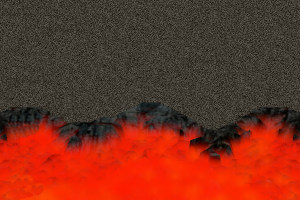
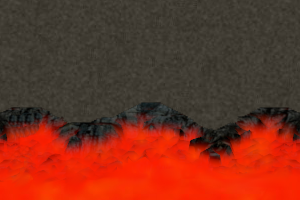
Two versions of the same layered image (300 x 200). Layer-by-layer changes:
painted on "south1" over [0, 166, 300, 200]
painted on "New Layer" over [0, 0, 300, 200]
